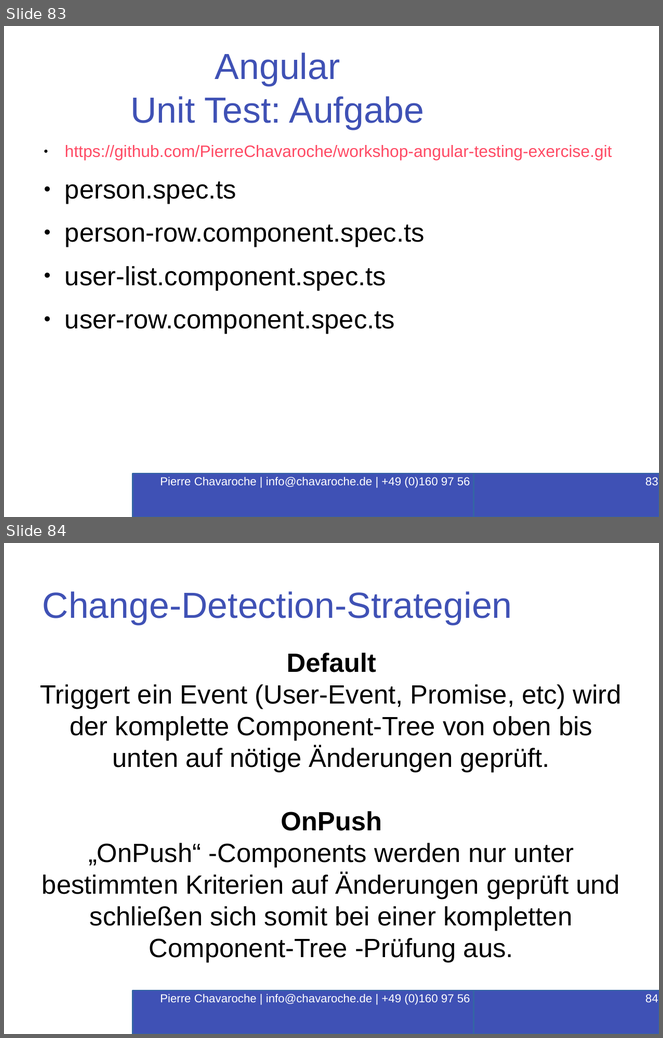
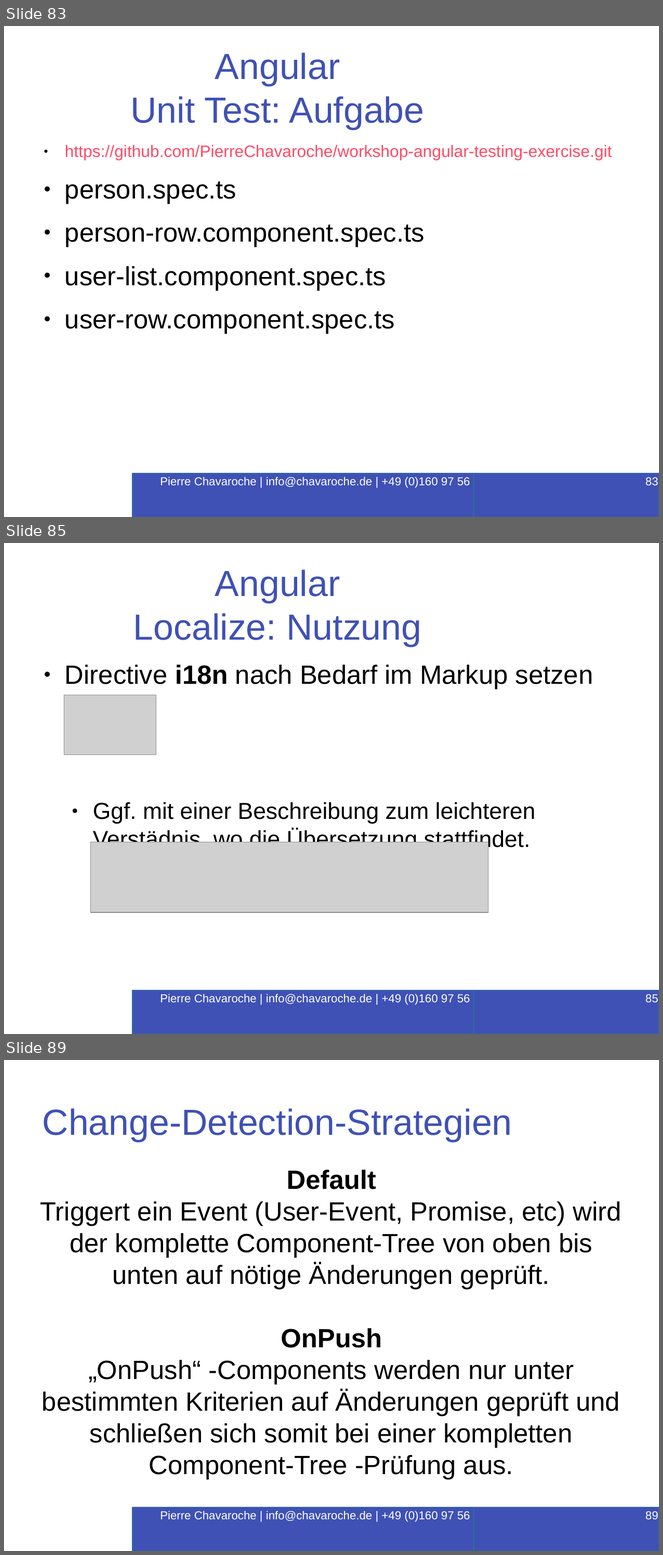
Before and after one commit to PierreChavaroche/workshop-presentation, a slide deck: Angular-RxJS.odp. Shown one above the other, each under a label of ours: slides 83 and 84 before the commit, slides 83, 85 and 89 after it; the slides between them are not shown. The pictures are 663x1038 and 663x1555 pixels, drawn with LibreOffice and Linux fonts; fonts in the diff are those of the drawing; grey boxes stand for pictures; background and template pictures are left out. Boxes give left, top, right and bottom in pixels: in the first picture for what was removed or moved away, otherwise in the second. Text is boxed around its words. In the diff, an @@ line names an element or a change of style, - is before the commit and + after.

```diff
--- a/Angular-RxJS.odp
+++ b/Angular-RxJS.odp
@@ slide 85 added at box(4, 543, 659, 1034), background #FFFFFF @@
@@ title added at box(133, 570, 422, 646), 44 pt, text #3F51B5 @@
+Angular
+Localize: Nutzung
@@ text added at box(65, 665, 594, 852), 28 pt, text #000000 @@
+● Directive i18n nach Bedarf im Markup setzen
+  ● Ggf. mit einer Beschreibung zum leichteren Verstädnis, wo die Übersetzung stattfindet.
@@ picture added at box(64, 695, 156, 755) @@
@@ picture added at box(91, 843, 489, 913) @@
@@ rectangle added at box(133, 991, 531, 1034), fill #3F51B5, outline #3465A4 1.5 pt, 14 pt, text #FFFFFF @@
+Pierre Chavaroche | info@chavaroche.de | +49 (0)160 97 56 16 87
@@ page number added at box(474, 991, 659, 1034), fill #3F51B5, outline #3465A4 1.5 pt, 14 pt, text #FFFFFF @@
+85
@@ what was slide 84 is now slide 89 @@
@@ page number at box(646, 1511, 659, 1520): text changed @@
-84
+89
```
Also in this commit, not shown: 4 other slides added, 7 other files.
